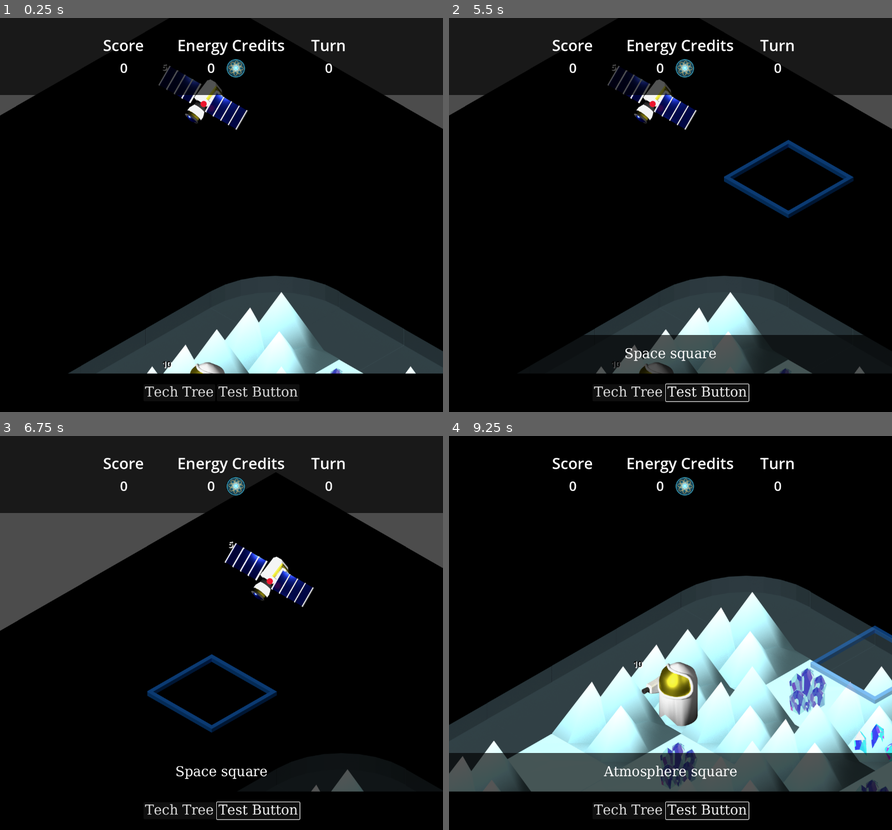
Above: before the commit, frames 1-4 (two rows, left to right).
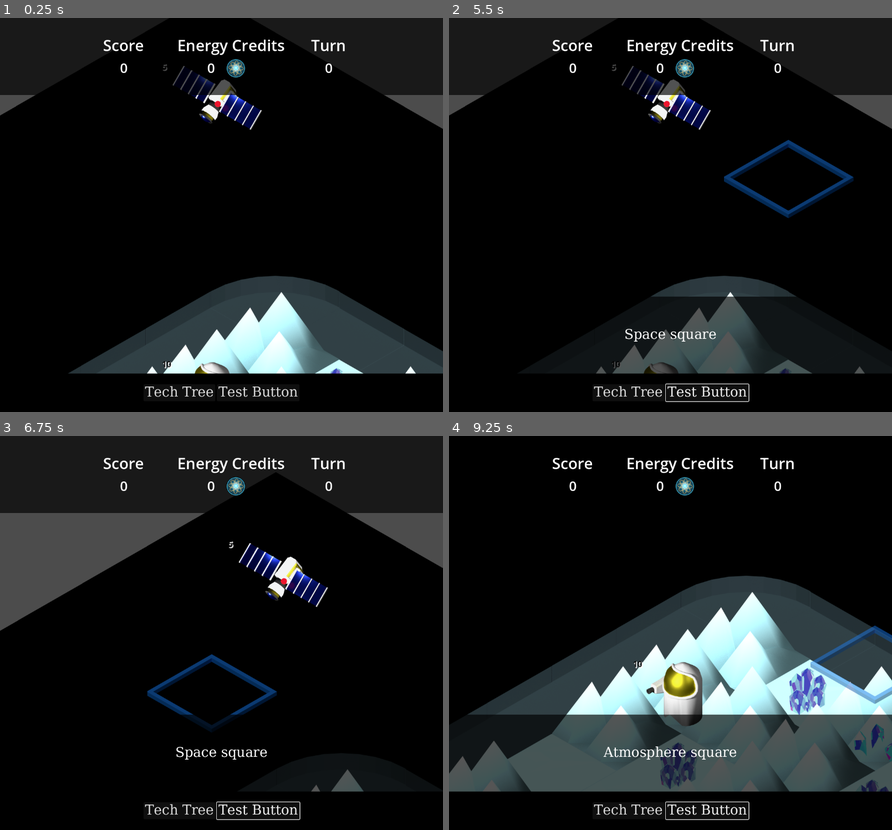
Above: after the commit, the same moments.

Repository: lifflander/stp
Game: Godot game, scene res://scenes/Main.tscn
The game is run twice, just before and just after one commit, with the same random seed, the same clock (stepped at 60 frames per second) and the same inputs.
Inputs (mouse positions are in pixels of both pictures, inside the frame that each line leads up to):
- Up to frame 1 (0.25 s): no input
- Up to frame 2 (5.5 s): click "Tech Tree" at 0.5 s; click "Test Button" at 1.25 s; click "Tech Tree" at 2 s; click "Test Button" at 2.75 s; click "Tech Tree" at 3.5 s; click "Test Button" at 4.25 s; tap Enter at 5 s; move the mouse to (767, 195) at 5.02 s; click (767, 195) at 5.17 s
- Up to frame 3 (6.75 s): tap Space at 5.75 s; drag from (132, 652) to (199, 711) at 5.77 s; move the mouse to (265, 546) at 6.52 s; click (265, 546) at 6.67 s
- Up to frame 4 (9.25 s): tap Enter at 7.25 s; drag from (648, 711) to (537, 573) at 7.27 s; move the mouse to (803, 692) at 8.02 s; click (803, 692) at 8.17 s; tap Space at 8.75 s; drag from (537, 573) to (604, 534) at 8.77 s

The runs differ from the first frame. In frame 1, 1.6% of the frame differs, in the area x 35-60%, y 12-91%; in frame 2, 6.5%; in frame 3, 2.3%; in frame 4, 11%, in the area x 0-100%, y 57-88%.

Commit message:
New units

Diff:
--- a/iso-tileset-2.tres
+++ b/iso-tileset-2.tres
@@ -49,7 +49,7 @@
 resource_name = "UnitSetSelected"
 texture = ExtResource("2_t27ds")
 separation = Vector2i(7, 0)
-texture_region_size = Vector2i(480, 385)
+texture_region_size = Vector2i(473, 385)
 0:0/0 = 0
 0:0/0/texture_origin = Vector2i(0, 90)
 0:0/0/material = ExtResource("2_40q4k")
@@ -63,7 +63,7 @@
 3:0/0/texture_origin = Vector2i(0, 35)
 3:0/0/material = ExtResource("2_40q4k")
 4:0/0 = 0
-4:0/0/texture_origin = Vector2i(0, 40)
+4:0/0/texture_origin = Vector2i(20, 50)
 4:0/0/material = ExtResource("2_40q4k")
 5:0/0 = 0
 5:0/0/texture_origin = Vector2i(0, 90)
@@ -93,13 +93,34 @@
 4:1/0/texture_origin = Vector2i(0, 40)
 4:1/0/material = ExtResource("2_40q4k")
 5:1/0 = 0
-5:1/0/texture_origin = Vector2i(-70, 90)
+5:1/0/texture_origin = Vector2i(-20, 40)
 5:1/0/material = ExtResource("2_40q4k")
 6:1/0 = 0
 6:1/0/texture_origin = Vector2i(-20, 40)
 6:1/0/material = ExtResource("2_40q4k")
 7:1/0 = 0
+7:1/0/texture_origin = Vector2i(0, 50)
 7:1/0/material = ExtResource("2_40q4k")
+4:2/0 = 0
+4:2/0/texture_origin = Vector2i(0, 100)
+4:2/0/material = ExtResource("2_40q4k")
+3:2/0 = 0
+3:2/0/texture_origin = Vector2i(0, 100)
+3:2/0/material = ExtResource("2_40q4k")
+2:2/0 = 0
+2:2/0/texture_origin = Vector2i(0, 50)
+2:2/0/material = ExtResource("2_40q4k")
+1:2/0 = 0
+1:2/0/texture_origin = Vector2i(0, 50)
+1:2/0/material = ExtResource("2_40q4k")
+0:2/0 = 0
+0:2/0/texture_origin = Vector2i(0, 50)
+0:2/0/material = ExtResource("2_40q4k")
+5:2/0 = 0
+5:2/0/material = ExtResource("2_40q4k")
+6:2/0 = 0
+6:2/0/texture_origin = Vector2i(40, 80)
+6:2/0/material = ExtResource("2_40q4k")
 
 [sub_resource type="TileSetAtlasSource" id="TileSetAtlasSource_p5104"]
 texture = ExtResource("5_lleoo")
@@ -127,7 +148,7 @@
 texture = ExtResource("7_mpvyq")
 margins = Vector2i(6, 0)
 separation = Vector2i(12, 0)
-texture_region_size = Vector2i(108, 96)
+texture_region_size = Vector2i(188, 160)
 0:0/0 = 0
 1:0/0 = 0
 2:0/0 = 0
@@ -145,6 +166,13 @@
 7:1/0 = 0
 6:1/0 = 0
 8:0/0 = 0
+0:2/0 = 0
+1:2/0 = 0
+2:2/0 = 0
+3:2/0 = 0
+4:2/0 = 0
+5:2/0 = 0
+6:2/0 = 0
 
 [sub_resource type="TileSetAtlasSource" id="TileSetAtlasSource_hhd54"]
 texture = ExtResource("8_geh3v")
@@ -261,7 +289,7 @@
 resource_name = "UnitSet"
 texture = ExtResource("2_t27ds")
 separation = Vector2i(7, 0)
-texture_region_size = Vector2i(480, 385)
+texture_region_size = Vector2i(473, 385)
 0:0/0 = 0
 0:0/0/texture_origin = Vector2i(0, 90)
 1:0/0 = 0
@@ -271,7 +299,7 @@
 3:0/0 = 0
 3:0/0/texture_origin = Vector2i(0, 35)
 4:0/0 = 0
-4:0/0/texture_origin = Vector2i(0, 40)
+4:0/0/texture_origin = Vector2i(20, 50)
 5:0/0 = 0
 5:0/0/texture_origin = Vector2i(0, 90)
 6:0/0 = 0
@@ -291,10 +319,24 @@
 4:1/0 = 0
 4:1/0/texture_origin = Vector2i(0, 40)
 5:1/0 = 0
-5:1/0/texture_origin = Vector2i(-70, 90)
+5:1/0/texture_origin = Vector2i(-20, 80)
 6:1/0 = 0
-6:1/0/texture_origin = Vector2i(-20, 40)
+6:1/0/texture_origin = Vector2i(-20, 80)
 7:1/0 = 0
+7:1/0/texture_origin = Vector2i(0, 50)
+0:2/0 = 0
+0:2/0/texture_origin = Vector2i(0, 50)
+1:2/0 = 0
+1:2/0/texture_origin = Vector2i(0, 50)
+2:2/0 = 0
+2:2/0/texture_origin = Vector2i(0, 50)
+3:2/0 = 0
+3:2/0/texture_origin = Vector2i(0, 100)
+4:2/0 = 0
+4:2/0/texture_origin = Vector2i(0, 100)
+5:2/0 = 0
+6:2/0 = 0
+6:2/0/texture_origin = Vector2i(40, 80)
 
 [sub_resource type="TileSetAtlasSource" id="TileSetAtlasSource_r0v2n"]
 texture = ExtResource("7_6aigk")
--- a/scenes/Main.tscn
+++ b/scenes/Main.tscn
@@ -135,7 +135,7 @@
 [node name="DynamicColorRect" type="ColorRect" parent="UI/ControlBottom"]
 visible = false
 layout_mode = 0
-offset_top = -200.0
+offset_top = -300.0
 offset_right = 1300.0
 offset_bottom = -100.0
 color = Color(0, 0, 0, 0.666667)
@@ -147,10 +147,10 @@
 anchor_top = 0.5
 anchor_right = 0.5
 anchor_bottom = 0.5
-offset_left = -20.0
-offset_top = -20.0
-offset_right = 20.0
-offset_bottom = 20.0
+offset_left = -650.0
+offset_top = -100.0
+offset_right = 650.0
+offset_bottom = 100.0
 grow_horizontal = 2
 grow_vertical = 2
 
--- a/scripts/CharacterBody2D.gd
+++ b/scripts/CharacterBody2D.gd
@@ -3,6 +3,8 @@
 var dragging = false
 var prev_position : Vector2
 var clicked_button : bool = false
+
+#var multiplayer_peer = ENetMultiplayerPeer.new()
 
 @onready var tile_map : IsoTileMap = get_parent().get_node("Tiles")
 
@@ -11,6 +13,18 @@
 
 	get_tree().get_root().size_changed.connect(resize)
 	resize()
+#
+	#multiplayer.server_disconnected.connect(_on_server_disconnected)
+	#multiplayer_peer.create_client("127.0.0.1", 9010)
+	#multiplayer.multiplayer_peer = multiplayer_peer
+	#print(multiplayer_peer.get_connection_status(), multiplayer_peer.CONNECTION_CONNECTING)
+	#while multiplayer_peer.get_connection_status() !=  multiplayer_peer.CONNECTION_CONNECTED:
+		#print(multiplayer_peer.get_connection_status(), multiplayer_peer.CONNECTION_CONNECTING)
+		#pass
+
+#func _on_server_disconnected():
+	#multiplayer_peer.close()
+	#print("connection lost")
 
 func resize():
 	var size = get_tree().get_root().get_viewport().size
--- a/scripts/LogicEngine.gd
+++ b/scripts/LogicEngine.gd
@@ -300,7 +300,7 @@
 			for d in le.getBasicDirections():
 				var loc_to_check : Vector2i = position + d
 				var tile : Map.Tile = le.map.getTileVec(loc_to_check)
-				if tile.hasUnit():
+				if tile.hasUnit() and loc_to_check != location:
 					units.append(tile.unit)
 				valid_moves.append(loc_to_check)
 
@@ -478,7 +478,7 @@
 class NukeUnit extends Unit:
 	func _init(in_le : LogicEngine, in_tile_map : IsoTileMap, in_location : Vector2i = Vector2i(-1,-1)):
 		var unit_source_id : int = unit_tile_set
-		var unit_coords : Vector2i = Vector2i(5, 1)
+		var unit_coords : Vector2i = Vector2i(6, 2)
 		setHP(5)
 		abilities.distance = 2
 		super(in_le, in_tile_map, in_location, unit_source_id, unit_coords)
@@ -490,7 +490,7 @@
 		return "Nuke"
 
 	static func smallImage() -> Map.AtlasIdent:
-		return Map.AtlasIdent.new(13, Vector2i(4,1))
+		return Map.AtlasIdent.new(13, Vector2i(6,2))
 
 	func getSmallImage() -> Map.AtlasIdent:
 		return smallImage()
@@ -498,7 +498,7 @@
 class HoverSaberUnit extends Unit:
 	func _init(in_le : LogicEngine, in_tile_map : IsoTileMap, in_location : Vector2i = Vector2i(-1,-1)):
 		var unit_source_id : int = unit_tile_set
-		var unit_coords : Vector2i = Vector2i(6, 1)
+		var unit_coords : Vector2i = Vector2i(3, 2)
 		setHP(5)
 		abilities.distance = 2
 		super(in_le, in_tile_map, in_location, unit_source_id, unit_coords)
@@ -510,7 +510,73 @@
 		return "HoverSaber"
 
 	static func smallImage() -> Map.AtlasIdent:
+		return Map.AtlasIdent.new(13, Vector2i(3,2))
+
+	func getSmallImage() -> Map.AtlasIdent:
+		return smallImage()
+
+class CapitalShipUnit extends Unit:
+	func _init(in_le : LogicEngine, in_tile_map : IsoTileMap, in_location : Vector2i = Vector2i(-1,-1)):
+		var unit_source_id : int = unit_tile_set
+		var unit_coords : Vector2i = Vector2i(6, 1)
+		setHP(20)
+		abilities.distance = 2
+		abilities.range = 3
+		abilities.attack = 3
+		super(in_le, in_tile_map, in_location, unit_source_id, unit_coords)
+
+	func getValidTypes() -> Array[Map.TileTypeEnum]:
+		return [Map.TileTypeEnum.ATMOSPHERE, Map.TileTypeEnum.SPACE]
+
+	func getName():
+		return "CapitalShip"
+
+	static func smallImage() -> Map.AtlasIdent:
 		return Map.AtlasIdent.new(13, Vector2i(6,1))
+
+	func getSmallImage() -> Map.AtlasIdent:
+		return smallImage()
+
+class MissileUnit extends Unit:
+	func _init(in_le : LogicEngine, in_tile_map : IsoTileMap, in_location : Vector2i = Vector2i(-1,-1)):
+		var unit_source_id : int = unit_tile_set
+		var unit_coords : Vector2i = Vector2i(7, 1)
+		setHP(10)
+		abilities.distance = 1
+		abilities.range = 3
+		abilities.attack = 1
+		super(in_le, in_tile_map, in_location, unit_source_id, unit_coords)
+
+	func getValidTypes() -> Array[Map.TileTypeEnum]:
+		return [Map.TileTypeEnum.LAND]
+
+	func getName():
+		return "Missile"
+
+	static func smallImage() -> Map.AtlasIdent:
+		return Map.AtlasIdent.new(13, Vector2i(7,1))
+
+	func getSmallImage() -> Map.AtlasIdent:
+		return smallImage()
+
+class HackerUnit extends Unit:
+	func _init(in_le : LogicEngine, in_tile_map : IsoTileMap, in_location : Vector2i = Vector2i(-1,-1)):
+		var unit_source_id : int = unit_tile_set
+		var unit_coords : Vector2i = Vector2i(1, 2)
+		setHP(10)
+		abilities.distance = 1
+		abilities.range = 1
+		abilities.attack = 1
+		super(in_le, in_tile_map, in_location, unit_source_id, unit_coords)
+
+	func getValidTypes() -> Array[Map.TileTypeEnum]:
+		return [Map.TileTypeEnum.LAND]
+
+	func getName():
+		return "Hacker"
+
+	static func smallImage() -> Map.AtlasIdent:
+		return Map.AtlasIdent.new(13, Vector2i(1,2))
 
 	func getSmallImage() -> Map.AtlasIdent:
 		return smallImage()
--- a/scripts/TileMap.gd
+++ b/scripts/TileMap.gd
@@ -294,12 +294,15 @@
 			LogicEngine.NukeUnit.new(logic_engine, self),
 			LogicEngine.HoverSaberUnit.new(logic_engine, self),
 			LogicEngine.SatelliteUnit.new(logic_engine, self),
-			LogicEngine.TankUnit.new(logic_engine, self)
+			LogicEngine.TankUnit.new(logic_engine, self),
+			LogicEngine.HackerUnit.new(logic_engine, self),
+			LogicEngine.MissileUnit.new(logic_engine, self)
 		]
 
 		if base.hasSpacedock():
 			units.append(LogicEngine.WormholeUnit.new(logic_engine, self))
 			units.append(LogicEngine.SpaceshipUnit.new(logic_engine, self))
+			units.append(LogicEngine.CapitalShipUnit.new(logic_engine, self))
 
 		for u in units:
 			var u1 = BuildUnit.new(loc, logic_engine, self, base, u)
Binary file changed: assets/tilesets/Units-Tileset_1.png
Binary file changed: assets/tilesets/Units-Tileset_1_Medium.png
